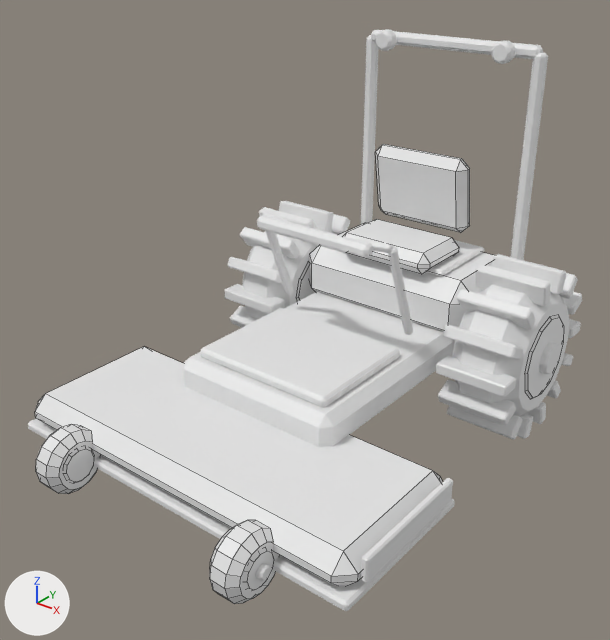
Two versions of the FBX model art/tools/out/zeroturn.fbx, one commit apart.
The view is the same before and after, from a 50 mm lens placed at (5.95, -8.54, 6.24), pointed at (0.14, -1.27, 1.74). The axes (+X, +Y, +Z) are drawn at lower left. The lights are the same throughout. The older version comes first. Mesh edges are drawn as thin lines on the coarser meshes.

In view in the first picture: 'Accent', 'Accent2#Spin3', 'Chrome', 'Dark', 'Dark.Rops', 'Light.Rops', 'Rubber#Spin1', 'Rubber#Spin2', 'Rubber#Spin3', 'Rubber#Spin4', 'Seat', 'SteeringWheel' and 6 more.
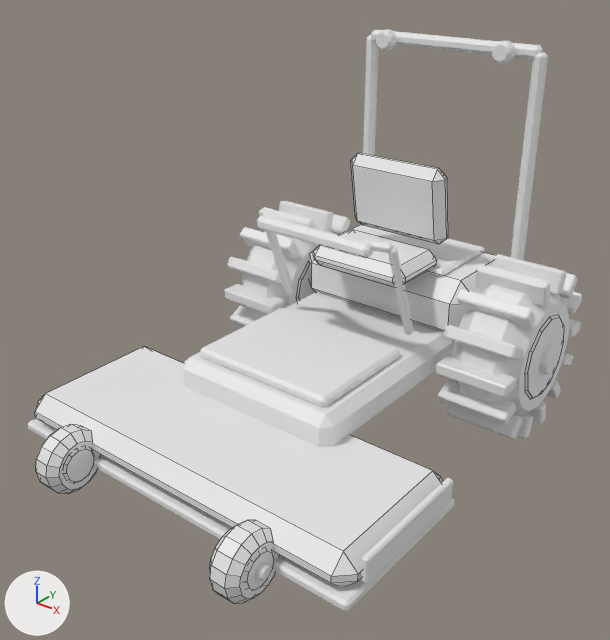
Pixel boxes (x1, y1, x2, y2) of what changed, in the pictures (610 x 640 px):
```json
{"object": "Seat", "change": "moved", "before": [343, 144, 470, 274], "after": [313, 153, 448, 287]}
```

The change, as JSON lines over the scene's bpy script:
```json
{"block": "me_seat", "where": "# used by ob_seat; location = (0.0, 0.0, 0.0)"}
{"op": "remove", "block": "me_seat", "code": "me_seat.from_pydata(...)  # 48 vertices, 52 faces; spans x -0.75..0.75, y 0.5..1.76, z 1.85..3.25"}
{"op": "add", "block": "me_seat", "code": "me_seat.from_pydata(...)  # 48 vertices, 52 faces; spans x -0.75..0.75, y -0.1..1.16, z 1.85..3.25"}
{"block": "me_seat", "change": "me_seat part 1: the whole mesh is moved by (0.0, -0.6, 0.0)"}
```
